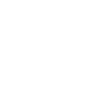
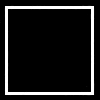
Two versions of the same layered image (100px x 100px). Layer-by-layer changes:
painted on "Foreground" over (0, 0, 100, 100)
